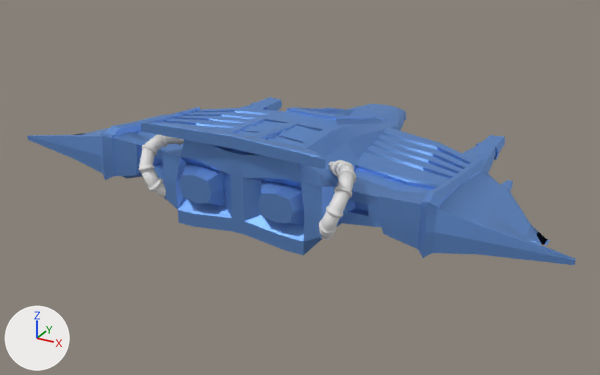
Renders of the glTF model dist/dat/model/player_ship.glb from each side of a commit.
Camera for both pictures: a 50 mm lens placed at (4.46, -8.46, 3.81), pointed at (0.03, -0.41, -0.21). The axes (+X, +Y, +Z) are drawn at lower left. The lights are the same throughout. Where no turn or scale is listed for an object, it has been applied to the vertices.

The older version as bpy lines, for what is in view:
```python
mat_material = principled_material('Material')
mat_material.base_color = (0.19, 0.383, 0.8)  # blue #79a6e7
mat_material.metallic = 0.855
mat_material.roughness = 0.577
me_cube = bpy.data.meshes.new('Cube')
me_cube.from_pydata(...)  # 1190 vertices, 2320 faces; spans x -3.43..3.43, y -1.87..2.58, z -0.31..0.89
me_cube.materials.append(mat_material)  # blue #79a6e7
me_cylinder_001 = bpy.data.meshes.new('Cylinder.001')
me_cylinder_001.from_pydata(...)  # 624 vertices, 1216 faces; spans x -0.555..0.154, y -0.875..0.163, z -0.483..0.271
me_cylinder_006 = bpy.data.meshes.new('Cylinder.006')
me_cylinder_006.from_pydata(...)  # 624 vertices, 1216 faces; spans x -0.739..0.143, y -0.717..0.157, z -0.342..0.415
ob_cylinder = bpy.data.objects.new('Cylinder', me_cylinder_001)
ob_cylinder.location = (-0.741, -0.987, 0.363)
ob_cylinder_001 = bpy.data.objects.new('Cylinder.001', me_cylinder_006)
ob_cylinder_001.parent = ob_tube_control0_001
ob_cylinder_001.location = (0.0, 0.0, 0.0)
ob_player_ship = bpy.data.objects.new('Player_Ship', me_cube)
ob_player_ship.location = (0.0, 0.0, 0.0)
```
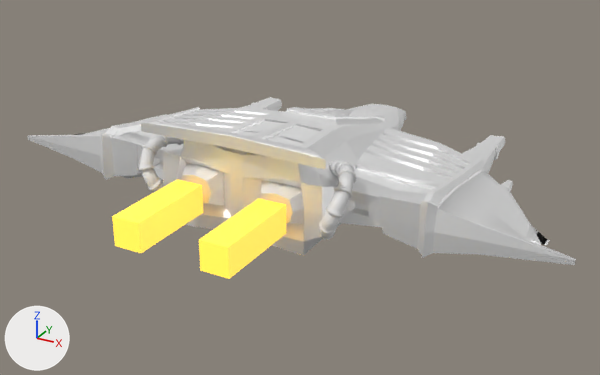
Pixel boxes (x1, y1, x2, y2) of what changed, in the pictures (600 x 375 px):
'Player_Ship', recoloured (blue to white)
    both: (27, 97, 576, 265)
'Booster', added (yellow)
    after: (112, 179, 286, 279)

Diff of the bpy script that builds the scene:
```diff
--- a/dist/dat/model/player_ship.glb.py
+++ b/dist/dat/model/player_ship.glb.py
@@ mat_material @@
 mat_material = principled_material('Material')
-mat_material.base_color = (0.19, 0.383, 0.8)  # blue #79a6e7
+mat_material.base_color = (1.0, 1.0, 1.0)  # white #ffffff
 mat_material.metallic = 0.855
@@ mat_material_001 @@
+mat_material_001 = principled_material('Material.001')
+mat_material_001.base_color = (0.736, 0.8, 0.0613)  # yellow #dfe746
+mat_material_001.emission_color = (1.0, 0.499, 0.0642)  # orange #ffbb48
+mat_material_001.emission_strength = 1.0
@@ me_cube_002 @@
+me_cube_002.from_pydata(...)  # a box spanning x 0.358..0.682, y -2.935..-1.879, z -0.019..0.304; a box spanning x -0.665..-0.341, y -2.935..-1.879, z -0.019..0.304
+me_cube_002.materials.append(mat_material_001)  # yellow #dfe746
@@ ob_booster @@
+ob_booster = bpy.data.objects.new('Booster', me_cube_002)
+ob_booster.location = (0.0, 0.0, 0.0)
```
